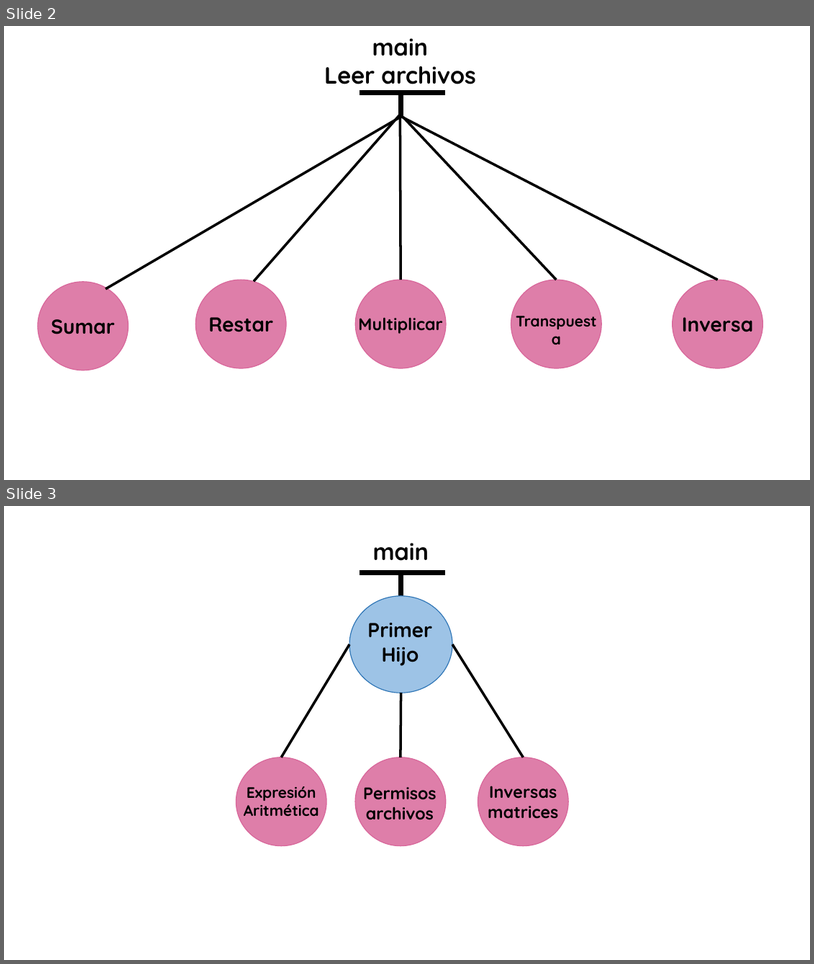
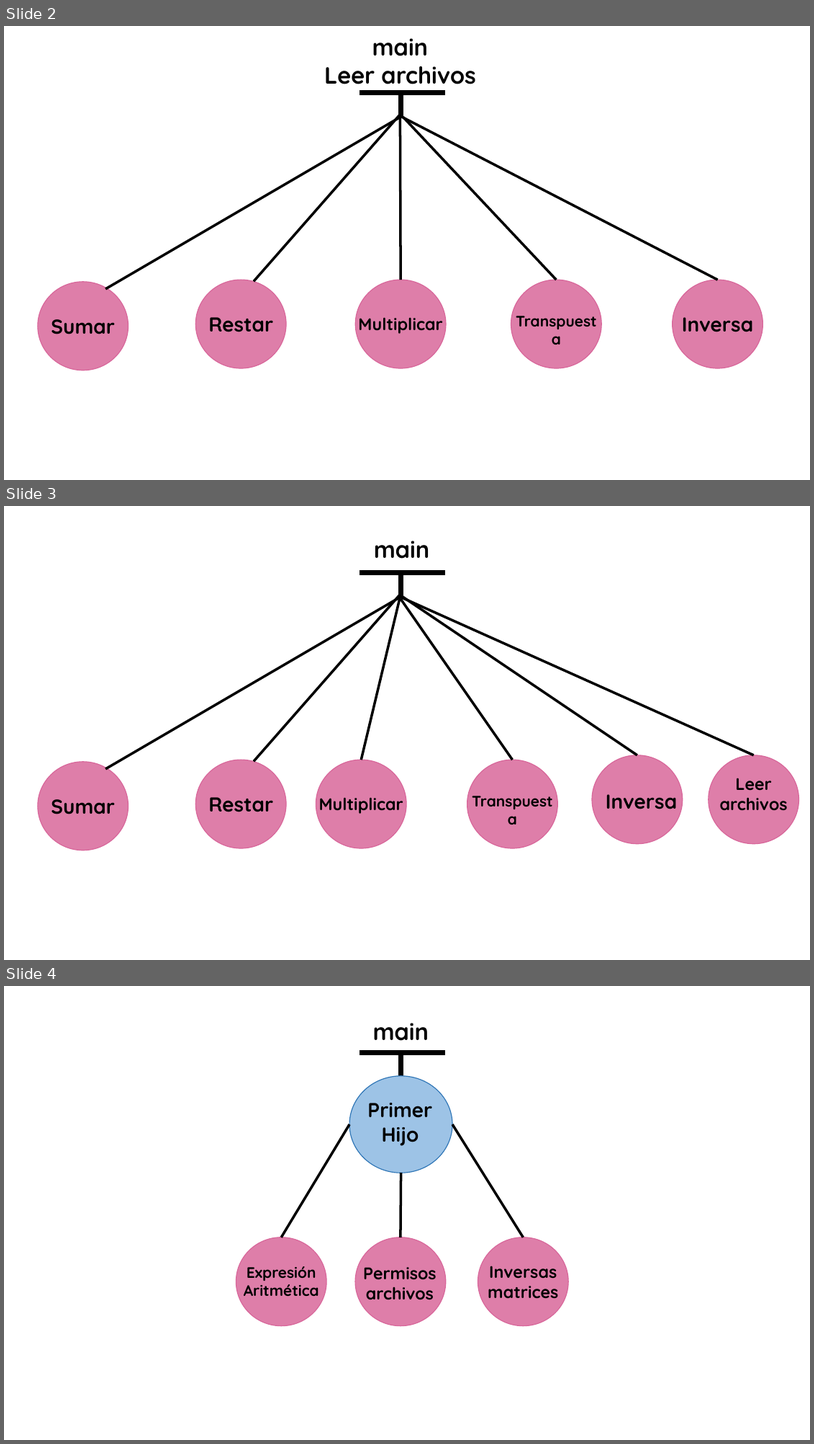
Before and after one commit to brokenerk/Sistemas-Operativos, a slide deck: Practica4/Arbol.pptx. Shown one above the other, each under a label of ours: slides 2 and 3 before the commit, slides 2, 3 and 4 after it. The pictures are 814x964 and 814x1444 pixels, drawn with LibreOffice and Linux fonts; fonts in the diff are those of the drawing. Boxes give left, top, right and bottom in pixels: in the first picture for what was removed or moved away, otherwise in the second. Text is boxed around its words. In the diff, an @@ line names an element or a change of style, - is before the commit and + after.

```diff
--- a/Practica4/Arbol.pptx
+++ b/Practica4/Arbol.pptx
@@ slide 3 added at [4,506,810,960], background #FFFFFF @@
@@ text added at [374,541,430,559], 28 pt, text #000000, bold @@
+main
@@ line added from (360, 572) to (445, 572), #000000 6 pt @@
@@ line added from (401, 572) to (401, 597), #000000 6 pt @@
@@ line added from (106, 769) to (400, 597), #000000 3 pt @@
@@ line added from (254, 762) to (402, 592), #000000 3 pt @@
@@ line added from (401, 595) to (362, 759), #000000 3 pt @@
@@ line added from (513, 759) to (401, 599), #000000 3 pt @@
@@ line added from (401, 595) to (638, 755), #000000 3 pt @@
@@ line added from (401, 597) to (754, 755), #000000 3 pt @@
@@ ellipse added at [38,762,129,849], fill #DE7EA9, outline #D8669A 1 pt @@
@@ ellipse added at [196,759,286,848], fill #DE7EA9, outline #D8669A 1 pt @@
@@ ellipse added at [316,759,407,848], fill #DE7EA9, outline #D8669A 1 pt @@
@@ ellipse added at [468,759,558,848], fill #DE7EA9, outline #D8669A 1 pt @@
@@ ellipse added at [593,755,684,844], fill #DE7EA9, outline #D8669A 1 pt @@
@@ ellipse added at [709,755,800,844], fill #DE7EA9, outline #D8669A 1 pt @@
@@ text added at [720,777,788,811], 20 pt, text #000000, bold @@
+Leer
+archivos
@@ text added at [51,799,115,814], 24 pt, text #000000, bold @@
+Sumar
@@ text added at [208,797,273,812], 24 pt, text #000000, bold @@
+Restar
@@ text added at [319,797,404,813], 20 pt, text #000000, bold @@
+Multiplicar
@@ text added at [463,788,562,813], 18 pt, text #000000, bold @@
+Transpuesta
@@ text added at [606,794,677,809], 24 pt, text #000000, bold @@
+Inversa
@@ what was slide 3 is now slide 4 @@
```
Also in this commit, not shown: 24 other files.
